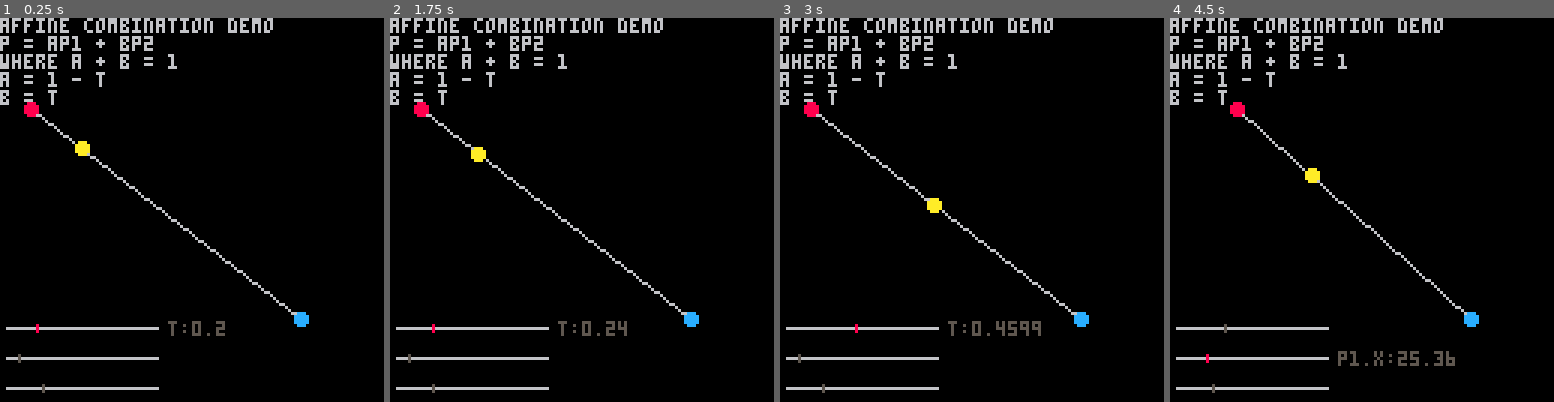
Above: before the commit, frames 1-4 (left to right).
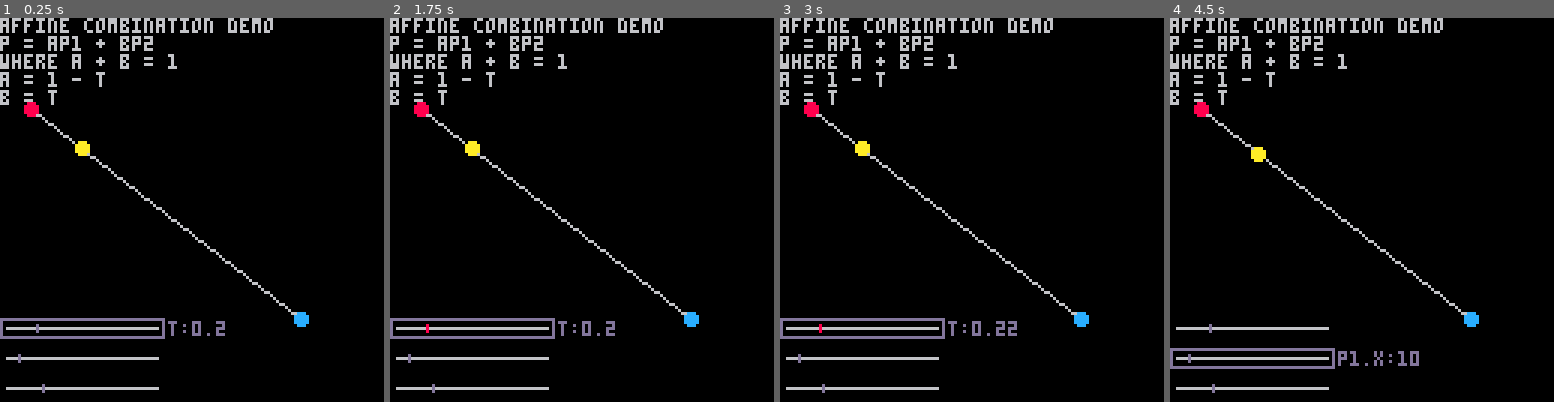
Above: after the commit, the same moments.

Repository: jmcarlson0320/pico8_dev
Game: PICO-8 cartridge affine.p8
Same seed, same stepped clock (60 frames per second), same inputs: the game is played once before the commit and once after it.
Inputs:
- Up to frame 1 (0.25 s): no input
- Up to frame 2 (1.75 s): tap X (X key) at 0.33, 1.07 s; tap O (Z key) at 0.7, 1.7 s; hold Right from 1.6 s (still down)
- Up to frame 3 (3 s): tap X (X key) at 1.85, 2.97 s; release Right at 2.1 s; tap O (Z key) at 2.1, 2.5, 2.9 s; hold Up 2.15-2.42 s; hold Right from 2.47 s (still down)
- Up to frame 4 (4.5 s): release Right at 3.03 s; hold Left 3.08-3.58 s; tap O (Z key) at 3.3, 3.7, 4.1 s; hold Down 3.63-3.97 s; hold Right from 4.02 s (still down); tap X (X key) at 4.08 s

The runs differ from the first frame. In frame 1, 1.0% of the frame differs, in the area x 0-59%, y 78-98%; in frame 2, 1.2%; in frame 3, 1.5%; in frame 4, 2.7%, in the area x 0-77%, y 21-98%.

Commit message:
Update affine, ecs, shooter

Diff:
--- a/affine.p8
+++ b/affine.p8
@@ -21,9 +21,9 @@
     circfill(p1.x, p1.y, 2, 8)
     circfill(p2.x, p2.y, 2, 12)
     update_cursor()
-    t = do_slider(1, "t", 0, 100, is_cursor_over(1), 0, 1, t, 50)
-    p1.x = do_slider(2, "p1.x", 0, 110, is_cursor_over(2), 0, 128, p1.x, 50)
-    p1.y = do_slider(3, "p1.y", 0, 120, is_cursor_over(3), 0, 128, p1.y, 50)
+    t = do_slider(1, "t", 0, 100, cursor_over(1), 0, 1, t, 50)
+    p1.x = do_slider(2, "p1.x", 0, 110, cursor_over(2), 0, 128, p1.x, 50)
+    p1.y = do_slider(3, "p1.y", 0, 120, cursor_over(3), 0, 128, p1.y, 50)
     print("affine combination demo", 0, 0, 6)
     print("p = ap1 + bp2")
     print("where a + b = 1")
@@ -65,7 +65,7 @@
     curs_x = mid(1, curs_x, #layout[curs_y])
 end
 
-function is_cursor_over(id)
+function cursor_over(id)
     return id == layout[curs_y][curs_x]
 end
 
@@ -97,7 +97,7 @@
         rectfill(x, y, x + w, y + h, 8)
     end
     if over then
-        rect(x, y, x + w, y + h, 6)
+        rect(x, y, x + w, y + h, 13)
     end
     print(txt, x + 2, y + 2, 6)
 end
@@ -112,14 +112,20 @@
     local stepsize = (max - min) / length
     if id == active then
         if btn(5) then
+            if btn(0) then val -= stepsize end
+            if btn(1) then val += stepsize end
+        elseif btn(4) then
             if btnp(0) then val -= stepsize end
             if btnp(1) then val += stepsize end
-        else
-            if btn(0) then val -= stepsize end
-            if btn(1) then val += stepsize end
+        end
+        if (not btn(4) and not btn(5)) or
+           (not over) then
+            active = nil
         end
     elseif over then
-        active = id
+        if btn(4) or btn(5) then
+            active = id
+        end
     end
     return mid(min, val, max)
 end
@@ -128,10 +134,13 @@
     local norm = (val - min) / (max - min)
     local slider_offset = flr(norm * length + 0.5)
     line(x + 2, y + 3, x + length + 2, y + 3, 6)
-    line(x + 2 + slider_offset, y + 2, x + 2 + slider_offset, y + 4, 5)
+    line(x + 2 + slider_offset, y + 2, x + 2 + slider_offset, y + 4, 13)
     if id == active then
         line(x + 2 + slider_offset, y + 2, x + 2 + slider_offset, y + 4, 8)
-        print(txt..":"..val, x + length + 6, y + 1, 5)
+    end
+    if over then
+        print(txt..":"..val, x + length + 6, y + 1, 13)
+        rect(x, y, x + length + 4, y + 6, 13)
     end
 end
 
--- a/modules/ecs.p8
+++ b/modules/ecs.p8
@@ -132,7 +132,7 @@
   local s=e.sprite
   local i=0
   a.t+=1
-  i=flr(a.t/a.rate%#a.frames)+1
+  local i=flr(a.t/a.rate%#a.frames)+1
   s.sp=a.frames[i]
  end
 )
--- a/shooter.p8
+++ b/shooter.p8
@@ -4,7 +4,6 @@
 
 -- main
 -- todo
--- cleanup enemies and bullets when off screen
 -- player ship explosion
 -- enemy types
 -- - bigger enemies
@@ -22,7 +21,7 @@
 
 function _init()
     t = 0
-    init_title()
+    init_sandbox()
 end
 
 function _update()
@@ -32,6 +31,33 @@
 
 function _draw()
     _drw()
+end
+-->8
+-- sandbox
+function init_sandbox()
+    _upd = update_sandbox
+    _drw = draw_sandbox
+    ship=make_ship()
+end
+
+function update_sandbox()
+    if btnp(4) then
+        schedule_index = 1
+        t = 0
+    end
+    update_wave_spawner()
+    update_ship()
+    foreach(enemies, update_enemy)
+    foreach(enemy_bullets, update_bullet)
+end
+
+function draw_sandbox()
+    cls(0)
+    draw_ship()
+    foreach(enemies, draw_enemy)
+    foreach(enemy_bullets, draw_bullet)
+    print("sandbox\n", 0, 0, 7)
+    print("enemy count: " .. #enemies)
 end
 -->8
 -- title
@@ -61,10 +87,11 @@
 end
 -->8
 -- play
+
 function init_play()
-    t = 0
     _upd = update_play
     _drw = draw_play
+    t = 0
     lives = 3
     score = 10000
     particles = {}
@@ -119,25 +146,6 @@
         spr(36, x + 0 + offset, y + 0)
     end
     print(score, x + 50, y, 7)
-end
--->8
--- sandbox
-function init_sandbox()
-    _upd = update_sandbox
-    _drw = draw_sandbox
-    add_intercepter(60, 10, slow_advance_and_shoot)
-end
-
-function update_sandbox()
-    foreach(enemies, update_enemy)
-    foreach(enemy_bullets, update_bullet)
-end
-
-function draw_sandbox()
-    cls(0)
-    foreach(enemies, draw_enemy)
-    foreach(enemy_bullets, draw_bullet)
-    print("sandbox\n", 0, 0, 7)
 end
 -->8
 -- gameover
@@ -250,6 +258,8 @@
 }
 -->8
 --ship
+ship = {}
+
 function make_ship()
     local s = {}
     s.x = 60
@@ -544,7 +555,10 @@
 end
 
 function draw_bullet(b)
-    spr(b.sprite, b.x, b.y)
+    local frames = { 12, 13}
+    local ticks_per_frame = 6
+    local i = flr(t / ticks_per_frame % #frames) + 1
+    spr(frames[i], b.x, b.y)
 end
 
 function make_missile(x, y)
@@ -752,12 +766,12 @@
 
 __gfx__
 000000000200080008000080008000200000000000008000000090000000a0000000a0000000a000000280000009900000000000000000000000000000000000
-00000000020008000800008000800020008080000000800000008000000090000000a00000009000000670000097790000888800000000000000000000000000
-00700700020002808200002808200020088088000000200000008000000000000000900000008000000670000097790008eeee80000000000000000000000000
-000770000207c2808207c0280827c020088888000000000000000000000000000000000000000000006007000097790008e77e80000000000000000000000000
-0007700002282280828888280822822000808000000000000000000000000000000000000000000000000000009aa90008e77e80000000000000000000000000
-0070070002022880880220880882202000000000000000000000000000000000000000000000000000000000009aa90008eeee80000000000000000000000000
-0000000002000800080000800080002000000000000000000000000000000000000000000000000000000000009aa90000888800000000000000000000000000
+00000000020008000800008000800020008080000000800000008000000090000000a00000009000000670000097790000022000000220000000000000000000
+007007000200028082000028082000200880880000002000000080000000000000009000000080000006700000977900002ee200002882000000000000000000
+000770000207c2808207c0280827c020088888000000000000000000000000000000000000000000006007000097790002e87e20028e78200000000000000000
+0007700002282280828888280822822000808000000000000000000000000000000000000000000000000000009aa90002e88e20028ee8200000000000000000
+0070070002022880880220880882202000000000000000000000000000000000000000000000000000000000009aa900002ee200002882000000000000000000
+0000000002000800080000800080002000000000000000000000000000000000000000000000000000000000009aa90000022000000220000000000000000000
 0000000005000d000d0000d000d00050000000000000000000000000000000000000000000000000000000000009900000000000000000000000000000000000
 0000000003000b000b0000b000b00030000000000000b00000000000000000000000000000000000000000000000000000000000000000000000000000000000
 0000000003000b000b0000b000b0003000b0b0000000b00000000000000000000000000000000000000000000000000000000000000000000000000000000000
